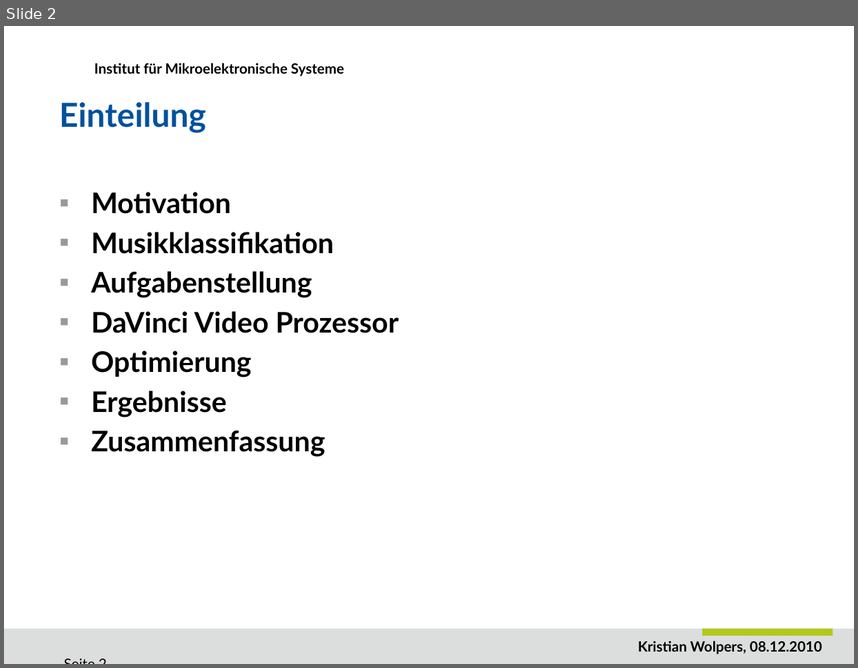
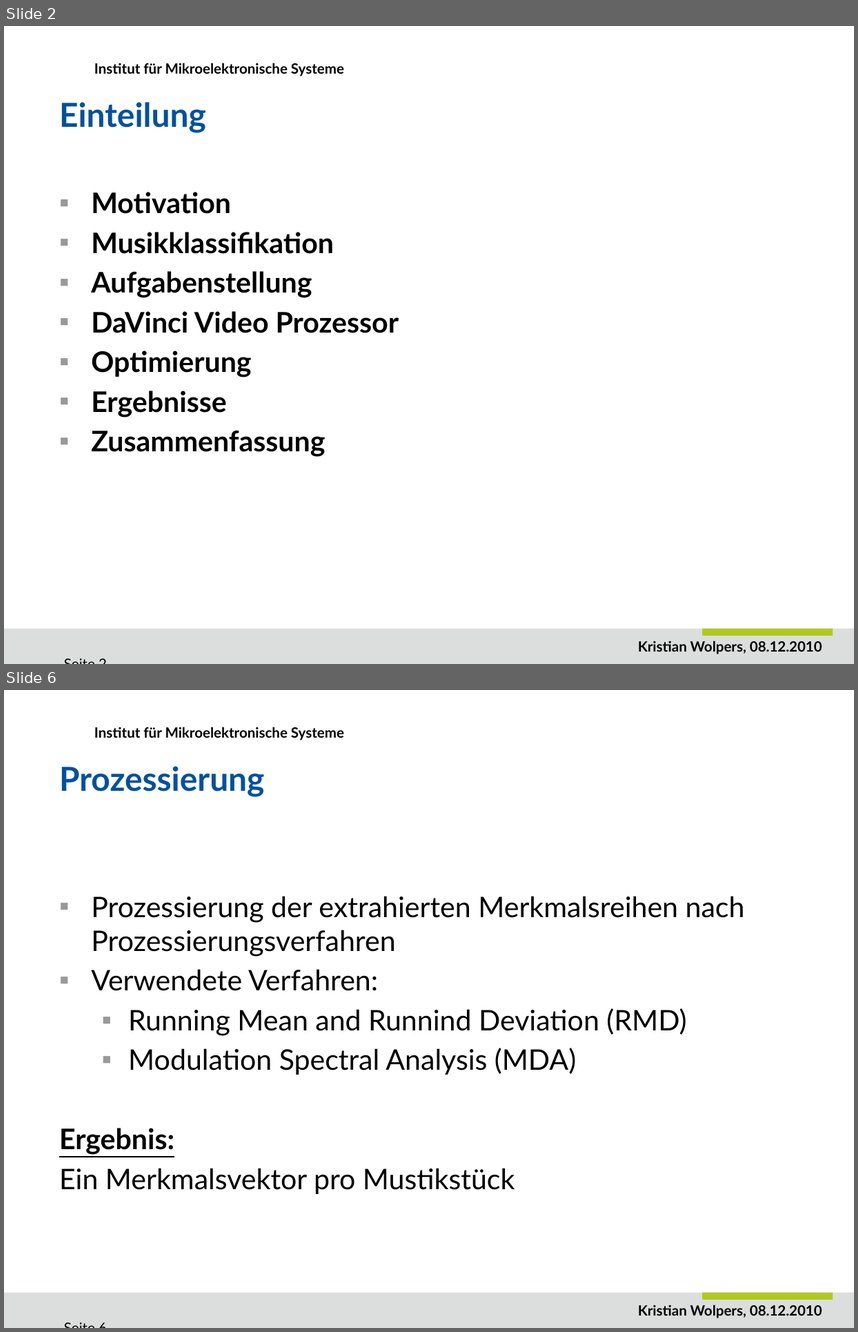
Before and after one commit to DuncanSin/Masterarbeit, a slide deck: Speech/Präsentation1.pptx. Shown one above the other, each under a label of ours: slide 2 before the commit, slides 2 and 6 after it; the slides between them are not shown. The pictures are 858x668 and 858x1332 pixels, drawn with LibreOffice and Linux fonts; fonts in the diff are those of the drawing; background and template pictures are left out. Boxes give left, top, right and bottom in pixels: in the first picture for what was removed or moved away, otherwise in the second. Text is boxed around its words. In the diff, an @@ line names an element or a change of style, - is before the commit and + after.

```diff
--- a/Speech/Präsentation1.pptx
+++ b/Speech/Präsentation1.pptx
@@ slide 6 added at box(4, 690, 854, 1328), background #FFFFFF; not listed: 4 template elements that a slide beside it also shows @@
@@ title added at box(59, 766, 264, 797), 28 pt, text #00519E, bold @@
+Prozessierung
@@ text added at box(59, 896, 745, 1194), 24 pt, text #000000 @@
+▪ Prozessierung der extrahierten Merkmalsreihen nach Prozessierungsverfahren
+▪ Verwendete Verfahren:
+  ▪ Running Mean and Runnind Deviation (RMD)
+  ▪ Modulation Spectral Analysis (MDA)
+Ergebnis:
+Ein Merkmalsvektor pro Mustikstück
```
Also in this commit, not shown: 2 slides changed, 2 other slides added, 3 other files.
